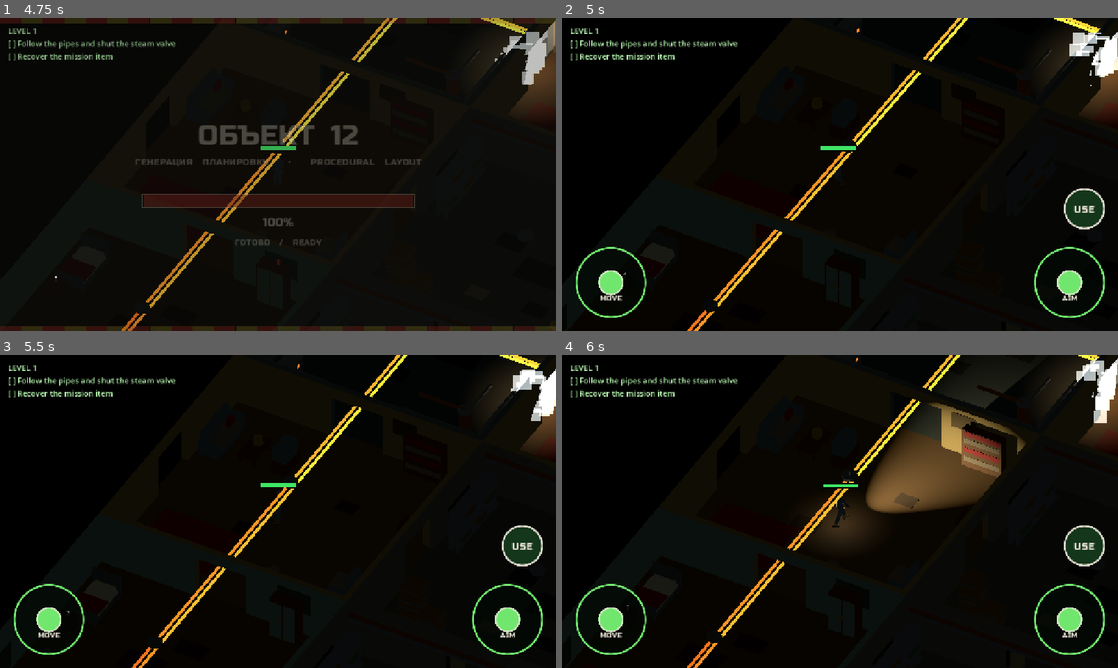
Above: before the commit, frames 1-4 (two rows, left to right).
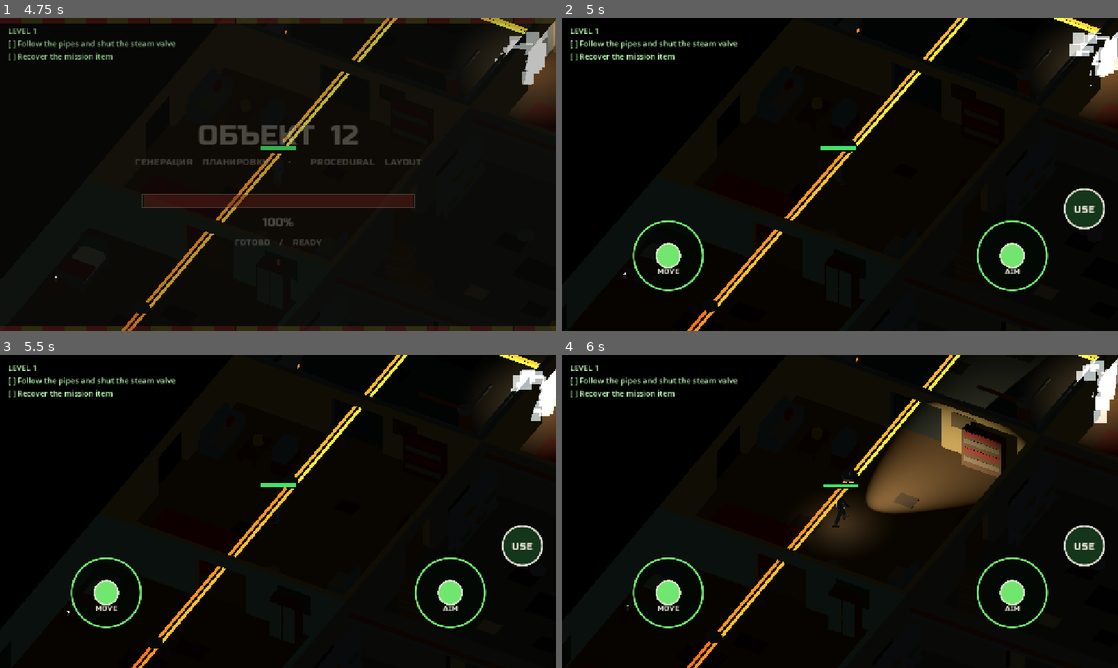
Above: after the commit, the same moments.

Repository: nhudson99/nuclear-winter
Game: Godot game, scene res://scenes/TitleScreen.tscn
The game is run twice, just before and just after one commit, with the same random seed, the same clock (stepped at 60 frames per second) and the same inputs.
Inputs (mouse positions are in pixels of both pictures, inside the frame that each line leads up to):
- Up to frame 1 (4.75 s): tap Enter at 0.5, 2, 4.25 s; drag from (278, 174) to (333, 105) at 0.52 s; drag from (278, 174) to (250, 237) at 1.27 s; move the mouse to (333, 105) at 2.02 s; hold D (move_right) 2.03-2.75 s; tap E (interact) at 2.1 s; click "LEVEL 1" at 2.75 s; drag from (250, 237) to (111, 127) at 3.52 s; move the mouse to (444, 221) at 4.27 s; hold A (move_left) from 4.28 s (still down); hold Shift (sprint) from 4.28 s (still down)
- Up to frame 2 (5 s): keep holding A (move_left); keep holding Shift (sprint)
- Up to frame 3 (5.5 s): release A (move_left) at 5 s; release Shift (sprint) at 5 s; drag from (111, 464) to (194, 433) at 5.02 s
- Up to frame 4 (6 s): move the mouse to (867, 511) at 5.77 s; hold S (move_down) from 5.78 s (still down); hold Right mouse button (flashlight) from 5.78 s (still down); click (867, 511) at 5.92 s

Frame 1 is identical in both runs. In frame 2, 2.5% of the frame differs, in the area x 2-98%, y 64-96%; in frame 3, 2.5%; in frame 4, 2.5%.

Commit message:
Shift the touch sticks up and inward.
Each pad moves 25% of the way from its corner center toward the middle of the screen, so both sit higher and closer together.

Co-authored-by: nathandhudson <nathandhudson@gmail.com>

Diff:
--- a/godot/scripts/TouchControls.gd
+++ b/godot/scripts/TouchControls.gd
@@ -16,6 +16,9 @@
 const MARGIN := 28.0
 const GAP := 36.0
 const HIT_PADDING := 8.0
+## Fraction of the vector from each stick's center to the screen center.
+## Moves both pads up and inward from the bottom corners.
+const CENTER_SHIFT := 0.25
 
 var move_stick := Vector2.ZERO
 var aim_stick := Vector2.ZERO
@@ -227,8 +230,16 @@
 	var vp := get_viewport().get_visible_rect().size
 	if vp.x < 16.0 or vp.y < 16.0:
 		return
-	_place(_move, Vector2(MARGIN, vp.y - MARGIN - MOVE_SIZE), Vector2(MOVE_SIZE, MOVE_SIZE))
-	_place(_aim, Vector2(vp.x - MARGIN - AIM_SIZE, vp.y - MARGIN - AIM_SIZE), Vector2(AIM_SIZE, AIM_SIZE))
+	var move_box := Vector2(MOVE_SIZE, MOVE_SIZE)
+	var aim_box := Vector2(AIM_SIZE, AIM_SIZE)
+	var move_pos := _shift_toward_center(Vector2(MARGIN, vp.y - MARGIN - MOVE_SIZE), move_box, vp)
+	var aim_pos := _shift_toward_center(
+		Vector2(vp.x - MARGIN - AIM_SIZE, vp.y - MARGIN - AIM_SIZE),
+		aim_box,
+		vp
+	)
+	_place(_move, move_pos, move_box)
+	_place(_aim, aim_pos, aim_box)
 	var use_pos := Vector2(
 		vp.x - MARGIN - BUTTON_SIZE,
 		vp.y - MARGIN - AIM_SIZE - GAP - BUTTON_SIZE
@@ -239,6 +250,12 @@
 func _place(control: Control, pos: Vector2, box: Vector2) -> void:
 	control.position = pos
 	control.size = box
+
+
+func _shift_toward_center(pos: Vector2, box: Vector2, vp: Vector2) -> Vector2:
+	var stick_center := pos + box * 0.5
+	var toward_center := vp * 0.5 - stick_center
+	return pos + toward_center * CENTER_SHIFT
 
 
 func _drag_stick(stick: TouchStick, pos: Vector2, is_move: bool) -> void:
--- a/godot/tools/smoke_touch_controls.gd
+++ b/godot/tools/smoke_touch_controls.gd
@@ -50,16 +50,27 @@
 	var move_rect: Rect2 = touch.get_node("Root/MoveStick").get_global_rect()
 	var aim_rect: Rect2 = touch.get_node("Root/AimStick").get_global_rect()
 	var use_rect: Rect2 = touch.get_node("Root/InteractButton").get_global_rect()
+	var move_shift := _center_shift(Vector2(TouchControlsScript.MARGIN, vp.y - TouchControlsScript.MARGIN - TouchControlsScript.MOVE_SIZE), TouchControlsScript.MOVE_SIZE, vp)
+	var aim_corner := Vector2(vp.x - TouchControlsScript.MARGIN - TouchControlsScript.AIM_SIZE, vp.y - TouchControlsScript.MARGIN - TouchControlsScript.AIM_SIZE)
+	var aim_shift := _center_shift(aim_corner, TouchControlsScript.AIM_SIZE, vp)
+	var shift_ok := (
+		move_rect.get_center().distance_to(move_shift) < 1.0
+		and aim_rect.get_center().distance_to(aim_shift) < 1.0
+		and move_rect.get_center().y < vp.y - TouchControlsScript.MARGIN - TouchControlsScript.MOVE_SIZE * 0.5
+		and aim_rect.get_center().x < vp.x - TouchControlsScript.MARGIN - TouchControlsScript.AIM_SIZE * 0.5
+	)
 	var layout_ok := (
 		vp.x > 100.0
-		and move_rect.get_center().x < vp.x * 0.35
-		and aim_rect.get_center().x > vp.x * 0.65
+		and shift_ok
+		and move_rect.get_center().x < vp.x * 0.45
+		and aim_rect.get_center().x > vp.x * 0.55
 		and use_rect.get_center().x > vp.x * 0.5
 		and use_rect.get_center().y < aim_rect.get_center().y
 	)
 	print(
 		"present_ok=", present_ok,
 		" layout_ok=", layout_ok,
+		" shift_ok=", shift_ok,
 		" vp=", vp,
 		" move=", move_rect,
 		" aim=", aim_rect,
@@ -240,6 +251,12 @@
 	quit(0 if all_ok else 1)
 
 
+func _center_shift(corner: Vector2, size: float, vp: Vector2) -> Vector2:
+	var box := Vector2(size, size)
+	var stick_center := corner + box * 0.5
+	return stick_center + (vp * 0.5 - stick_center) * TouchControlsScript.CENTER_SHIFT
+
+
 func _bullet_count(main: Node) -> int:
 	var count := 0
 	for child in main.get_children():
